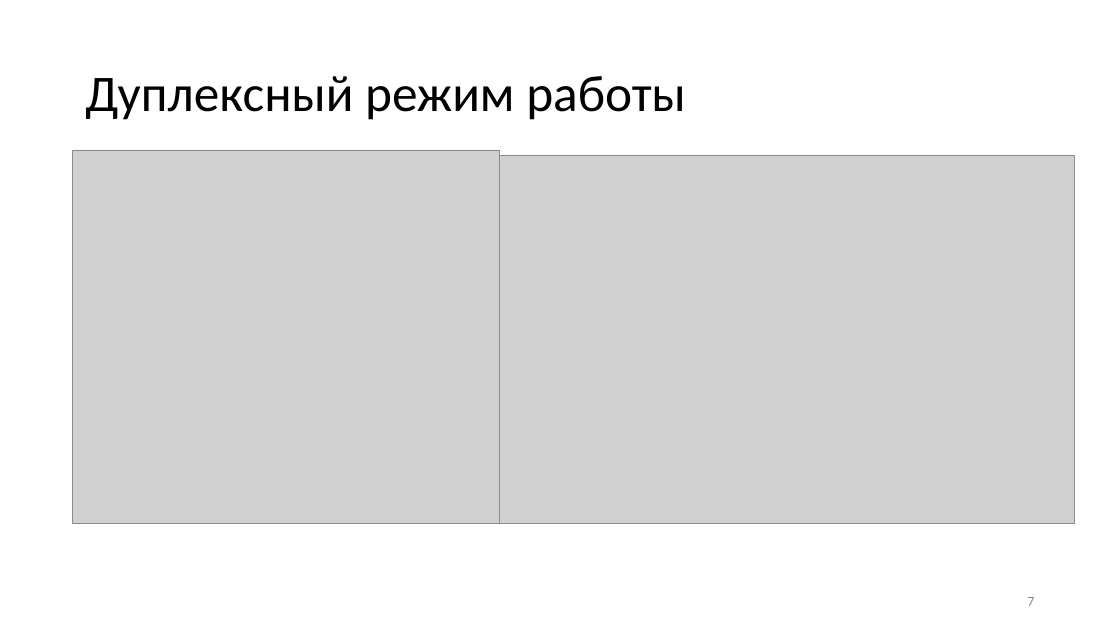
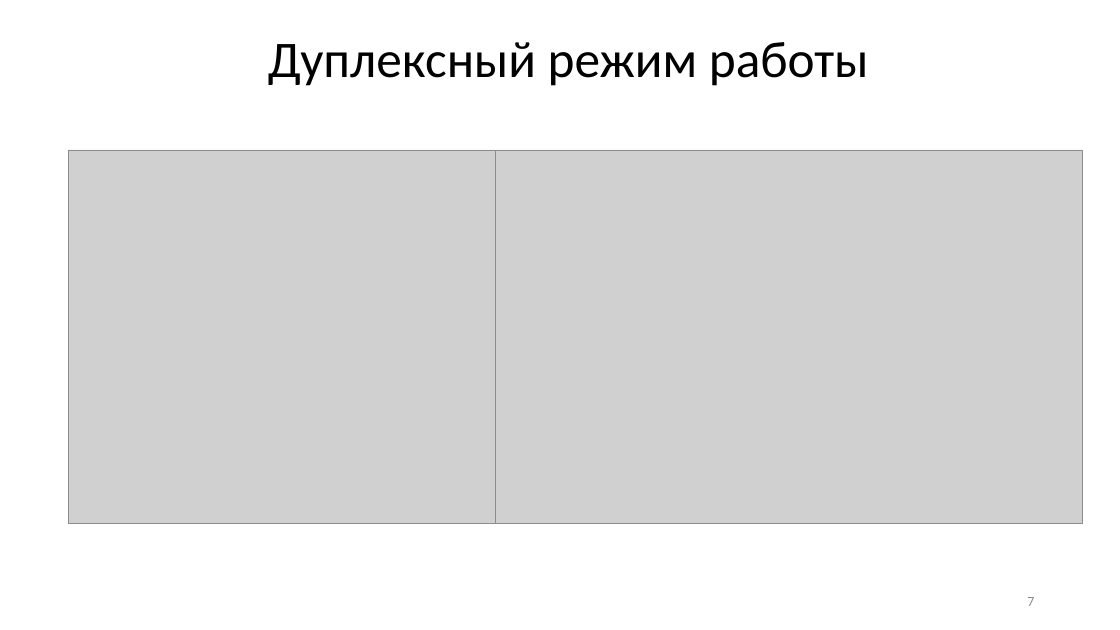
Before and after one commit to wei-blip/diploma, a slide deck: slide 7 of предзащита.pptx. Drawn at 1120x630 pixels with LibreOffice and Linux fonts; fonts in the diff are those of the drawing; grey boxes stand for pictures. Boxes give left, top, right and bottom in pixels: in the first picture for what was removed or moved away, otherwise in the second. Text is boxed around its words. In the diff, an @@ line names an element or a change of style, - is before the commit and + after.

```diff
--- a/предзащита.pptx
+++ b/предзащита.pptx
@@ title "Дуплексный режим работы": place and size @@
-title "Дуплексный режим работы" at bbox=[85, 76, 686, 120]
+title "Дуплексный режим работы" at bbox=[268, 42, 869, 86]
@@ title "Дуплексный режим работы" at bbox=[268, 42, 869, 86]: alignment left to centre @@
@@ picture: place and size @@
-picture at bbox=[73, 150, 500, 524]
+picture at bbox=[68, 150, 495, 524]
@@ picture: place and size @@
-picture at bbox=[500, 155, 1075, 523]
+picture at bbox=[496, 150, 1083, 524]
```
Also in this commit, not shown: 6 other slides changed, 1 slide added, 10 other files.
